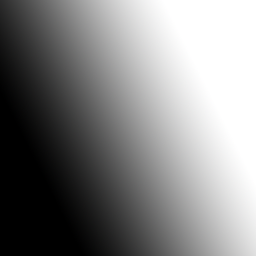
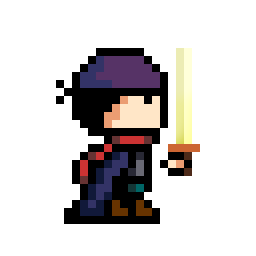
Comparing the layer stacks of the two w=256, h=256 images. Changes:
hid "레이어 3" over [left=0, top=0, right=256, bottom=256]
